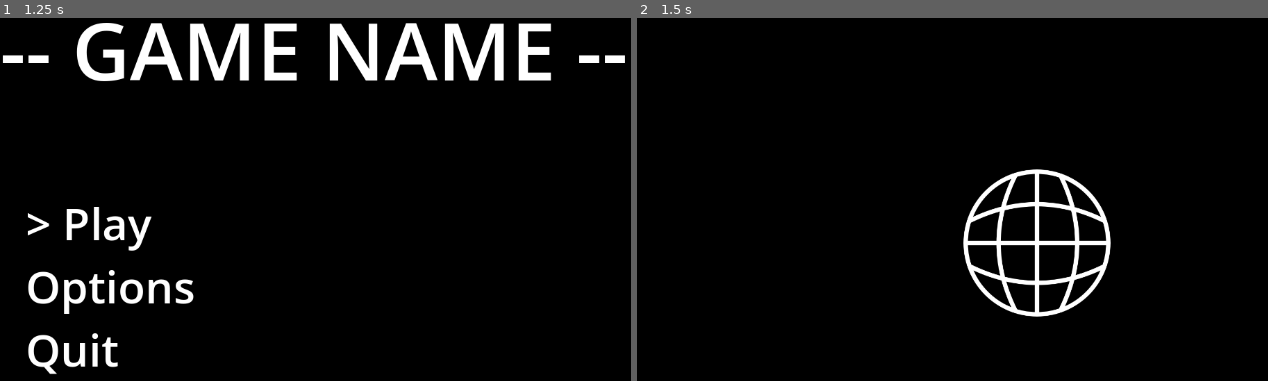
Above: before the commit, frames 1-2 (left to right).
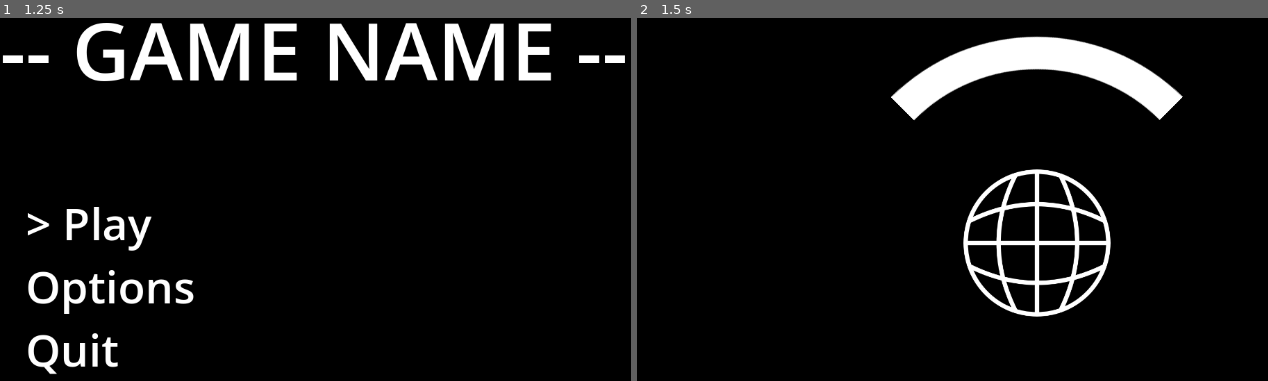
Above: after the commit, the same moments.

Repository: adamalbu/one-button
Game: Godot game, scene res://scenes/menus/main_menu.tscn
Same seed, same stepped clock (60 frames per second), same inputs: the game is played once before the commit and once after it.
Inputs:
- Up to frame 1 (1.25 s): tap Enter at 0.5 s; hold Space (button) from 0.53 s (still down)
- Up to frame 2 (1.5 s): release Space (button) at 1.28 s; tap Space (button) at 1.35 s

Frame 1 is identical in both runs. In frame 2, 4.4% of the frame differs, in the area x 40-87%, y 4-29%.

Commit message:
Dome and blocker centre when window resizes

Diff:
--- a/prefabs/blocker.gd
+++ b/prefabs/blocker.gd
@@ -10,6 +10,9 @@
 }
 
 func _ready():
+	get_tree().root.connect("size_changed", _on_window_size_changed)
+	_on_window_size_changed()
+
 	$BlockerTexture.value = blocker_size
 	$RightArea.rotation_degrees = remap(blocker_size, 0, 100, 0, 360)
 	rotation_degrees = remap(blocker_size, 0, 100, 0, -180)
@@ -35,3 +38,8 @@
 func check_all_colliders():
 	if overlaps.values().all(func(x): return x):
 		print("Object is touching all colliders!")
+
+func _on_window_size_changed() -> void:
+	# Center dome
+	var screen_size = get_viewport_rect().size
+	position = screen_size / 2
--- a/scenes/main.gd
+++ b/scenes/main.gd
@@ -2,6 +2,10 @@
 
 # Called when the node enters the scene tree for the first time.
 func _ready() -> void:
+	get_tree().root.connect("size_changed", _on_window_size_changed)
+	_on_window_size_changed()
+
+func _on_window_size_changed() -> void:
 	# Center dome
 	var screen_size = get_viewport_rect().size
 	var dome = $Dome
